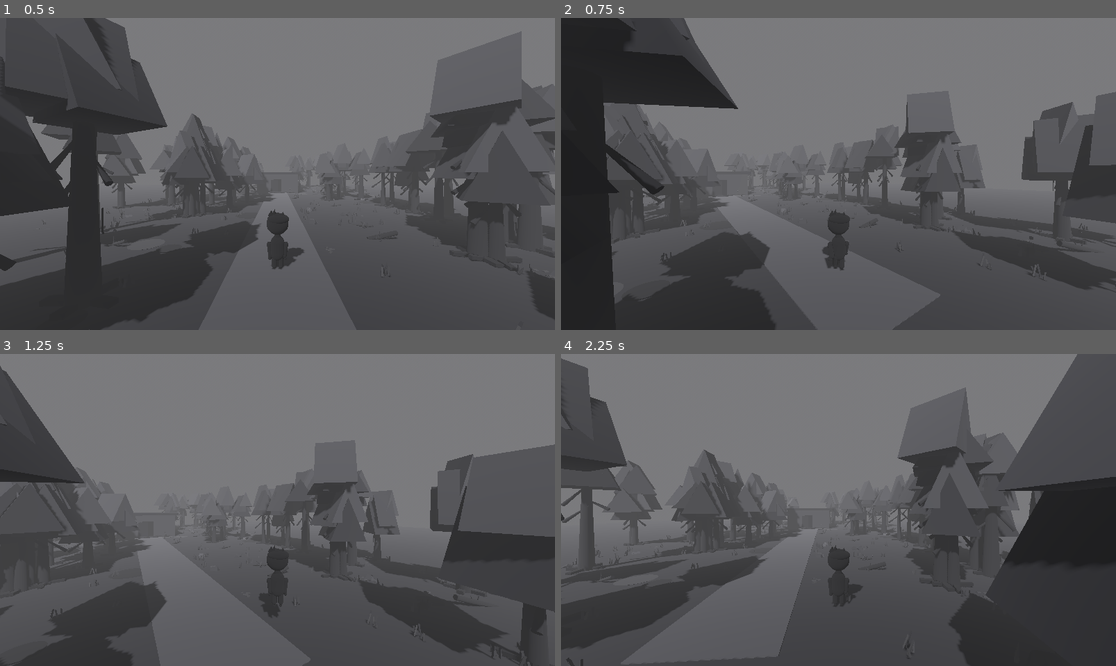
Above: before the commit, frames 1-4 (two rows, left to right).
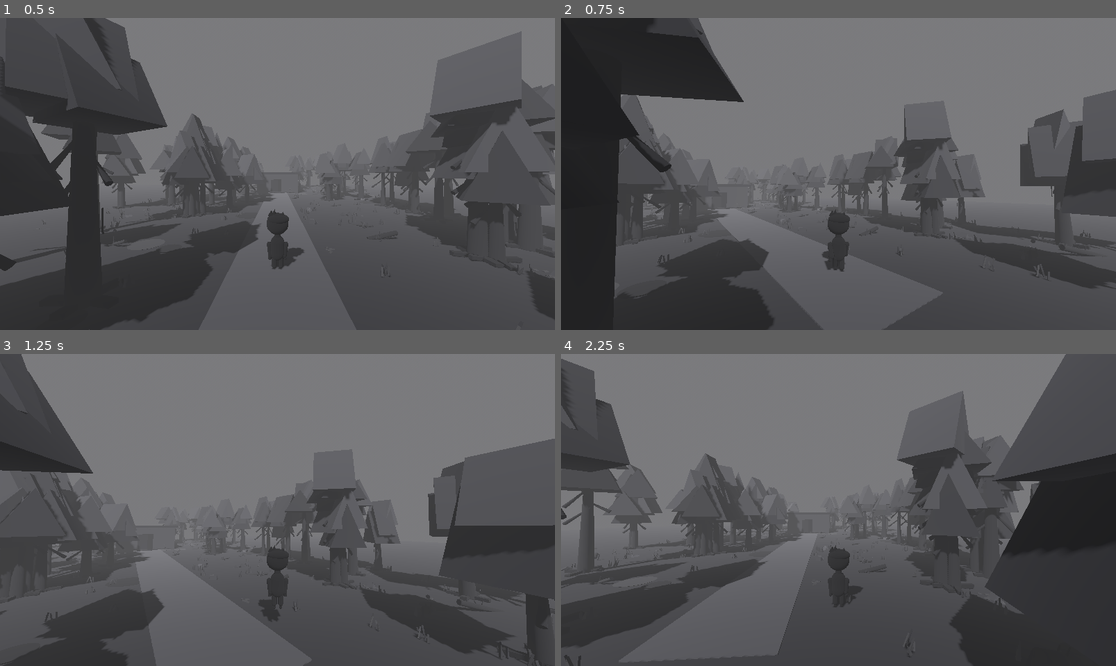
Above: after the commit, the same moments.

Repository: leto98/Monochrome
Game: Godot game, scene res://scenes/main.tscn
The game is run twice, just before and just after one commit, with the same random seed, the same clock (stepped at 60 frames per second) and the same inputs.
Inputs (mouse positions are in pixels of both pictures, inside the frame that each line leads up to):
- Up to frame 1 (0.5 s): no input
- Up to frame 2 (0.75 s): tap Enter at 0.5 s; move the mouse to (960, 158) at 0.52 s; hold D from 0.53 s (still down); tap E at 0.6 s; click (960, 158) at 0.67 s
- Up to frame 3 (1.25 s): keep holding D; tap Space at 0.77 s
- Up to frame 4 (2.25 s): move the mouse to (810, 510) at 1.27 s; release D at 1.28 s; hold W from 1.28 s (still down); tap Alt at 1.35 s; tap Space at 1.52 s; move the mouse to (849, 503) at 2.02 s; tap Enter at 2.1 s

Frame 1 is identical in both runs. In frame 2, 10% of the frame differs, in the area x 7-100%, y 0-100%; in frame 3, 7.6%; in frame 4, 5.5%.
Error before the commit: Cannot call method 'look_at' on a null value. (res://scripts/player.gd:38)

Commit message:
Orbit free-look around character centre

Diff:
--- a/scripts/player.gd
+++ b/scripts/player.gd
@@ -16,7 +16,8 @@
 const WALK_ANIMATION_SPEED := 8.5
 const RUN_ANIMATION_SPEED := 12.0
 
-@onready var camera: Camera3D = $Camera3D
+@onready var camera_pivot: Node3D = $CameraPivot
+@onready var camera: Camera3D = $CameraPivot/Camera3D
 @onready var left_arm: Node3D = get_node_or_null("UpperArm_L")
 @onready var right_arm: Node3D = get_node_or_null("UpperArm_R")
 @onready var left_forearm: Node3D = get_node_or_null("UpperArm_L/Forearm_L")
@@ -32,11 +33,10 @@
 var free_look_active := false
 var free_look_yaw := 0.0
 var free_look_pitch := 0.0
-var camera_base_yaw := 0.0
+var camera_base_pitch := 0.0
 
 func _ready() -> void:
-	camera.look_at(global_position + Vector3(0.0, 0.8, 0.0), Vector3.UP)
-	camera_base_yaw = camera.rotation.y
+	camera_base_pitch = camera_pivot.rotation.x
 	Input.mouse_mode = Input.MOUSE_MODE_CAPTURED
 
 func _input(event: InputEvent) -> void:
@@ -57,8 +57,8 @@
 			free_look_pitch = clampf(free_look_pitch, MIN_CAMERA_PITCH, MAX_CAMERA_PITCH)
 		else:
 			rotate_y(-event.relative.x * MOUSE_SENSITIVITY)
-			camera.rotate_x(-event.relative.y * MOUSE_SENSITIVITY)
-			camera.rotation.x = clampf(camera.rotation.x, MIN_CAMERA_PITCH, MAX_CAMERA_PITCH)
+			camera_base_pitch = clampf(camera_base_pitch - event.relative.y * MOUSE_SENSITIVITY, MIN_CAMERA_PITCH, MAX_CAMERA_PITCH)
+			camera_pivot.rotation.x = camera_base_pitch
 	elif event is InputEventKey and event.pressed and not event.echo:
 		if event.keycode == KEY_ESCAPE:
 			Input.mouse_mode = Input.MOUSE_MODE_VISIBLE
@@ -109,17 +109,17 @@
 
 func _update_free_look(delta: float) -> void:
 	if free_look_active:
-		# Rotate only the camera, not the player body or movement direction.
-		camera.rotation.y = camera_base_yaw + free_look_yaw
-		camera.rotation.x = clampf(free_look_pitch, MIN_CAMERA_PITCH, MAX_CAMERA_PITCH)
+		# Orbit around the character's centre instead of spinning the camera in place.
+		camera_pivot.rotation.y = free_look_yaw
+		camera_pivot.rotation.x = clampf(camera_base_pitch + free_look_pitch, MIN_CAMERA_PITCH, MAX_CAMERA_PITCH)
 	else:
-		# Smoothly return the view behind the character when Left Alt is released.
-		camera.rotation.y = lerp_angle(camera.rotation.y, camera_base_yaw, delta * FREE_LOOK_RETURN_SPEED)
-		camera.rotation.x = lerpf(camera.rotation.x, 0.0, delta * FREE_LOOK_RETURN_SPEED)
-		if absf(camera.rotation.y - camera_base_yaw) < 0.005:
-			camera.rotation.y = camera_base_yaw
-		if absf(camera.rotation.x) < 0.005:
-			camera.rotation.x = 0.0
+		# Return smoothly to the normal over-the-shoulder view after Left Alt is released.
+		camera_pivot.rotation.y = lerp_angle(camera_pivot.rotation.y, 0.0, delta * FREE_LOOK_RETURN_SPEED)
+		camera_pivot.rotation.x = lerpf(camera_pivot.rotation.x, camera_base_pitch, delta * FREE_LOOK_RETURN_SPEED)
+		if absf(camera_pivot.rotation.y) < 0.005:
+			camera_pivot.rotation.y = 0.0
+		if absf(camera_pivot.rotation.x - camera_base_pitch) < 0.005:
+			camera_pivot.rotation.x = camera_base_pitch
 
 func _update_limb_animation(delta: float, input_strength: float) -> void:
 	var horizontal_speed := Vector2(velocity.x, velocity.z).length()
